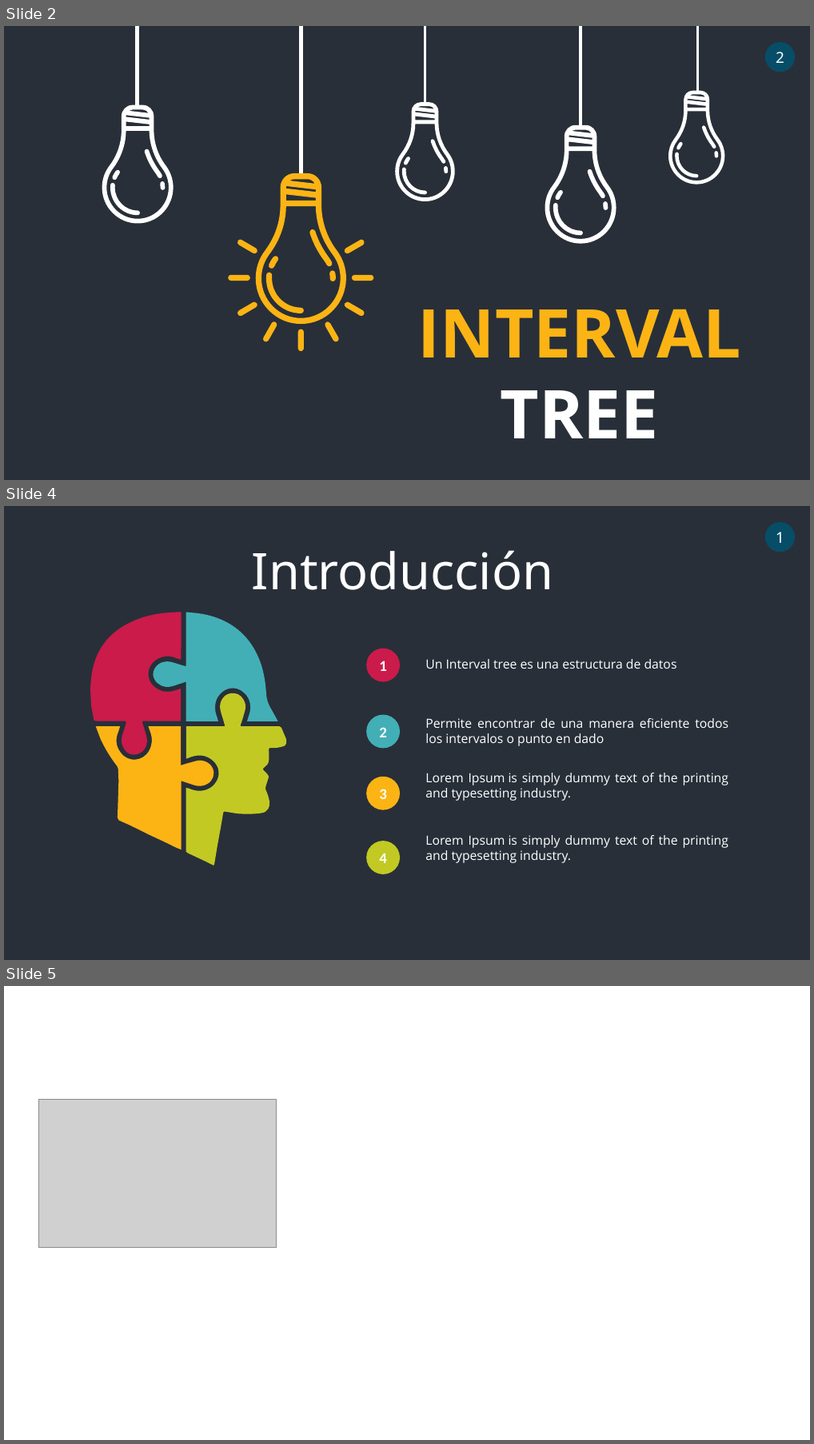
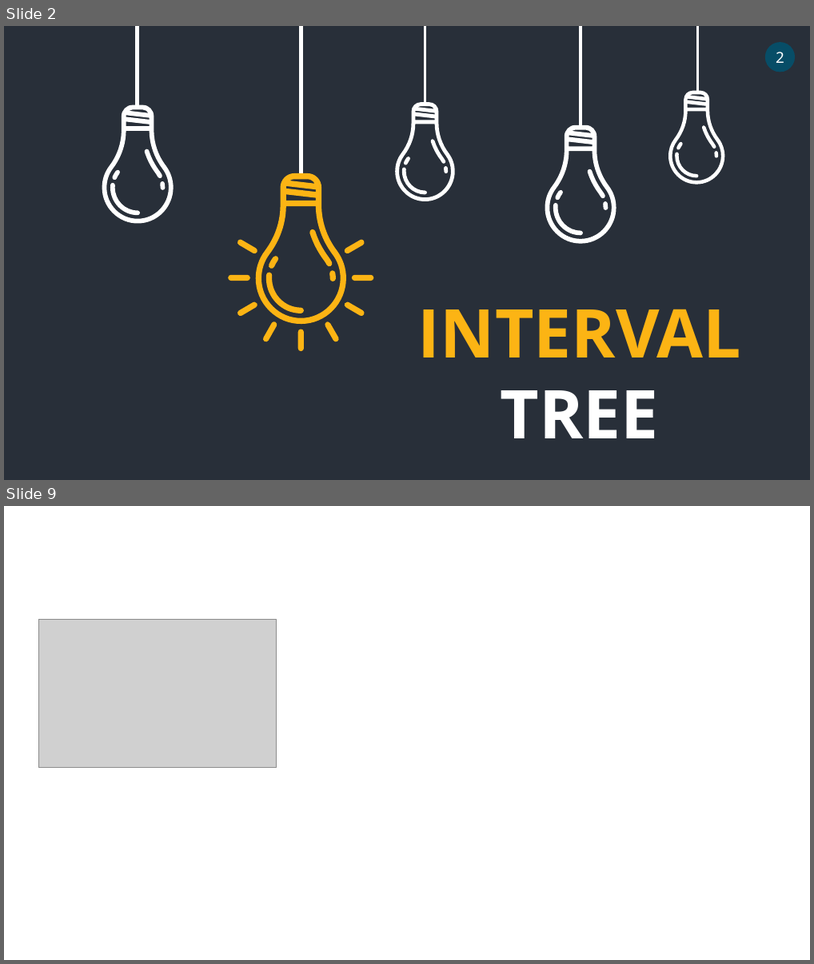
Before and after one commit to ElvisMinayaM/INTERVAL-TREE, a slide deck: INTERVAL TREE.pptx. Shown one above the other, each under a label of ours: slides 2, 4 and 5 before the commit, slides 2 and 9 after it; the slides between them are not shown. The pictures are 814x1444 and 814x964 pixels, drawn with LibreOffice and Linux fonts; fonts in the diff are those of the drawing; grey boxes stand for pictures. Boxes give left, top, right and bottom in pixels: in the first picture for what was removed or moved away, otherwise in the second. Text is boxed around its words. In the diff, an @@ line names an element or a change of style, - is before the commit and + after.

Commit message:
INTERVAL TREE PRESENTATION

```diff
--- a/INTERVAL TREE.pptx
+++ b/INTERVAL TREE.pptx
@@ slide 4 removed at (x1=4, y1=506, x2=810, y2=960), background #282F39 @@
@@ ellipse removed at (x1=766, y1=522, x2=795, y2=552) @@
-1
@@ text removed at (x1=252, y1=550, x2=554, y2=590) @@
-Introducción
@@ ellipse removed at (x1=366, y1=648, x2=400, y2=681) @@
-1
@@ text removed at (x1=426, y1=659, x2=678, y2=668) @@
-Un Interval tree es una estructura de datos
@@ ellipse removed at (x1=366, y1=715, x2=400, y2=748) @@
-2
@@ text removed at (x1=426, y1=718, x2=729, y2=746) @@
-Permite encontrar de una manera eficiente todos los intervalos o punto en dado
@@ group removed at (x1=90, y1=612, x2=286, y2=865): 4 freeform shapes @@
@@ ellipse removed at (x1=366, y1=776, x2=400, y2=810) @@
-3
@@ text removed at (x1=426, y1=772, x2=729, y2=800) @@
-Lorem Ipsum is simply dummy text of the printing and typesetting industry.
@@ ellipse removed at (x1=366, y1=840, x2=400, y2=874) @@
-4
@@ text removed at (x1=426, y1=835, x2=729, y2=863) @@
-Lorem Ipsum is simply dummy text of the printing and typesetting industry.
@@ what was slide 5 is now slide 9 @@
```
Also in this commit, not shown: 3 slides changed, 4 slides added.
